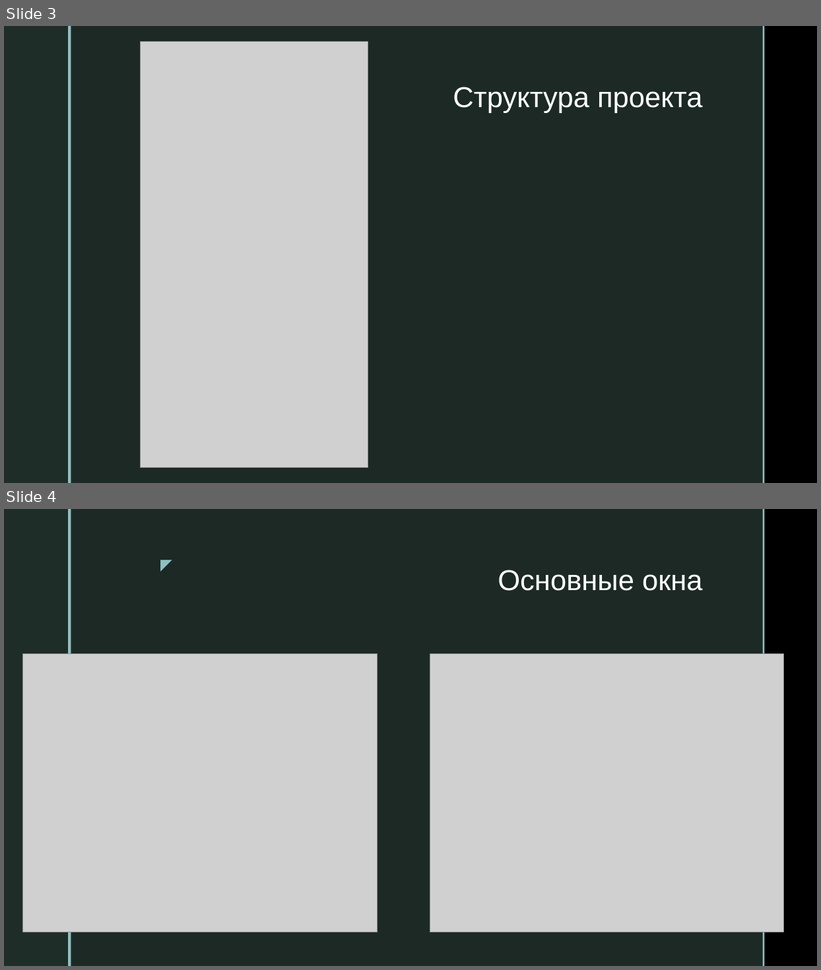
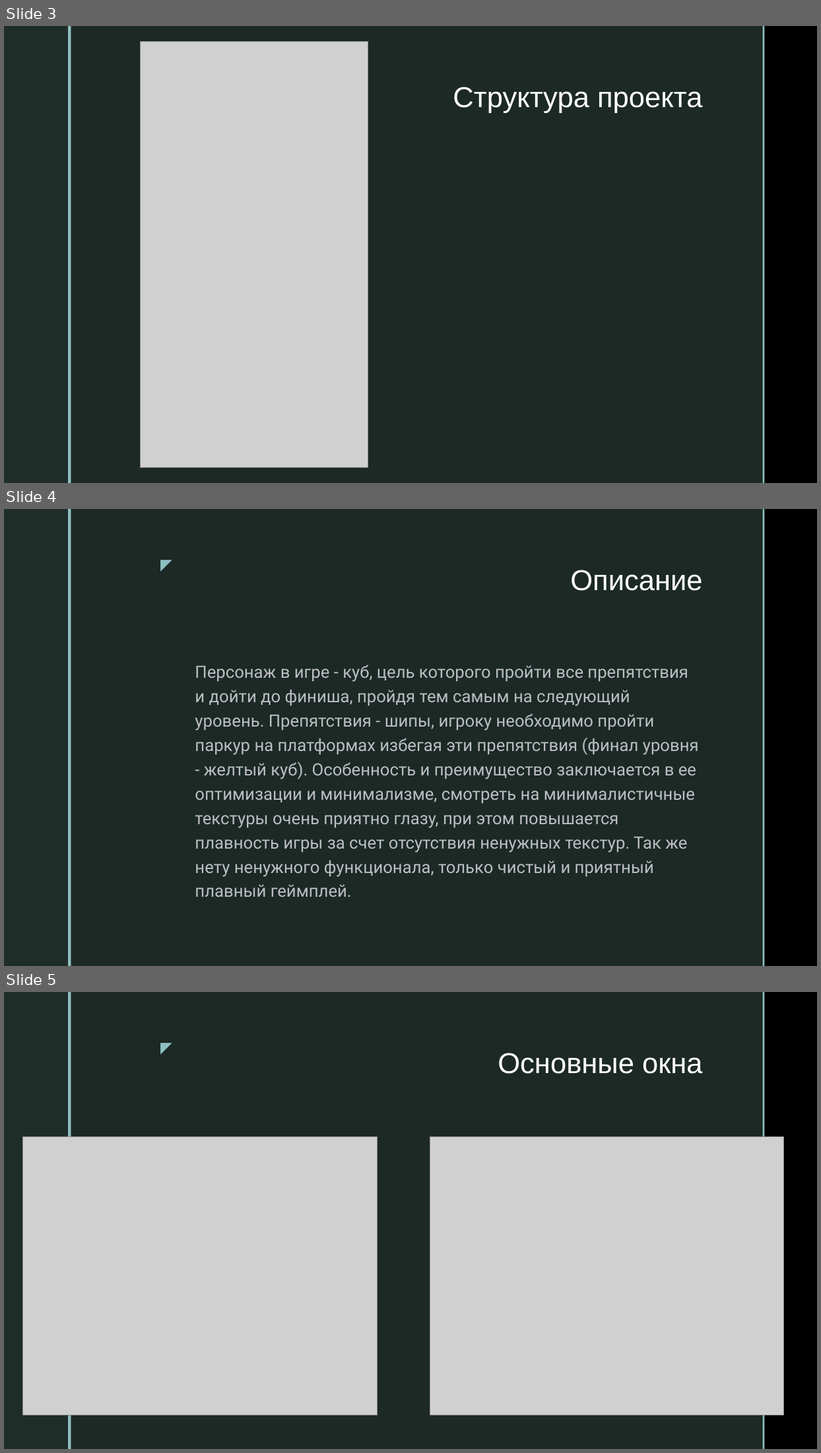
Before and after one commit to Mikhail716662/Project_PyGame_Naumov-Aketsu, a slide deck: materials/presentation.pptx. Shown one above the other, each under a label of ours: slides 3 and 4 before the commit, slides 3, 4 and 5 after it. The pictures are 821x970 and 821x1453 pixels, drawn with LibreOffice and Linux fonts; fonts in the diff are those of the drawing; grey boxes stand for pictures; background and template pictures are left out. Boxes give left, top, right and bottom in pixels: in the first picture for what was removed or moved away, otherwise in the second. Text is boxed around its words. In the diff, an @@ line names an element or a change of style, - is before the commit and + after.

```diff
--- a/materials/presentation.pptx
+++ b/materials/presentation.pptx
@@ slide 4 added at [4, 509, 817, 966], background picture (left out); not listed: 5 template elements that a slide beside it also shows @@
@@ title added at [570, 570, 702, 591], 34 pt, text #FFFFFF @@
+Описание
@@ text added at [195, 665, 699, 897], 20 pt, text #BCBEC4 @@
+Персонаж в игре - куб, цель которого пройти все препятствия и дойти до финиша, пройдя тем самым на следующий уровень. Препятствия - шипы, игроку необходимо пройти паркур на платформах избегая эти препятствия (финал уровня - желтый куб). Особенность и преимущество заключается в ее оптимизации и минимализме, смотреть на минималистичные текстуры очень приятно глазу, при этом повышается плавность игры за счет отсутствия ненужных текстур. Так же нету ненужного функционала, только чистый и приятный плавный геймплей.
@@ what was slide 4 is now slide 5 @@
```
Also in this commit, not shown: 1 slide changed, 1 other file.
